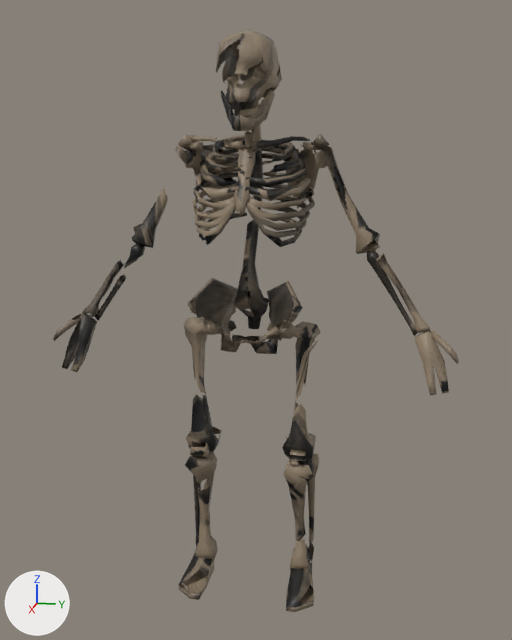
The FBX model KazgarsRevenge/KazgarsRevenge/KazgarsRevengeContent/Models/Enemies/Skeleton/s_idle.fbx: old version first, new version second.
One viewpoint serves both versions: a 50 mm camera at (0.0437, 0.0094, 0.0308) aimed at (-0.0018, 0.0003, 0.0194). Lighting does not change. The marker at lower left points along +X, +Y and +Z. Where no turn or scale is listed for an object, it has been applied to the vertices. Vertices at the same position are counted once.
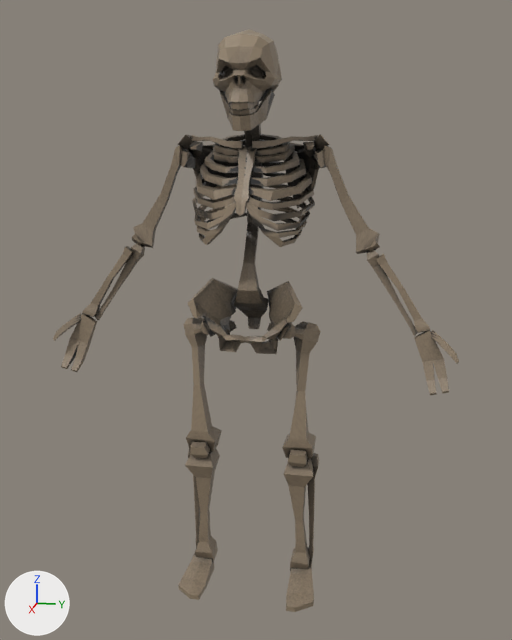
Boxes [x1, y1, x2, y2] around the edits, measured in the pictures (512 x 640 px; the box of a moved part takes in the faces that stretch with it):
part 1 of me_cube_004, moved or reshaped: before [213, 66, 273, 201]; after [213, 65, 273, 201]
part 2 of me_cube_004, surface changed: [53, 30, 459, 612] in both

Edits to the bpy script that builds the scene:
```text
Change me_cube_004:
    used by ob_cube_004; location = (0.0, 0.0, 0.01398)
    remove me_cube_004.from_pydata(...)  # 2028 vertices, 1983 faces; spans x -0.0048..0.0016, y -0.0135..0.0135, z -0.0142..0.0237
    add me_cube_004.from_pydata(...)  # 2027 vertices, 1982 faces; spans x -0.0048..0.0016, y -0.0135..0.0135, z -0.0142..0.0237
    me_cube_004 part 1
    16 vertices are removed from x 0.0012..0.0016, y -0.0005..0.0005, z 0.02..0.0209
    38 faces are deleted
    4 vertices in x -0.0005..0.0008, y -0.0002..0.0002, z 0.0144..0.0161 move by (-0.0001, 0.0, 0.0)
    4 vertices in x -0.0002..0.0003, y -0.0002..0.0002, z 0.015..0.0157 move by (-0.0001, 0.0, -0.0001)
    3 vertices in x 0.0004..0.0008, y -0.0013..0.0004, z 0.021..0.0212 move by (0.0, 0.0001, 0.0)
    3 vertices in x 0.0004..0.0008, y -0.0004..0.0013, z 0.021..0.0212 move by (0.0, -0.0001, 0.0)
    20 vertices move from x -0.0006..0.0016, y -0.0014..0.0014, z 0.0165..0.0214 to x -0.0008..0.0016, y -0.0013..0.0013, z 0.0165..0.0213
    15 vertices are added at x 0.0012..0.0016, y -0.0005..0.0005, z 0.0199..0.0208
    37 new faces join them
    me_cube_004 part 2: 1943 kept faces spanning x -0.0048..0.0016, y -0.0135..0.0135, z -0.0142..0.0237 get new texture (UV) coordinates
    me_cube_004 part 3: the surface is now shaded flat
```
